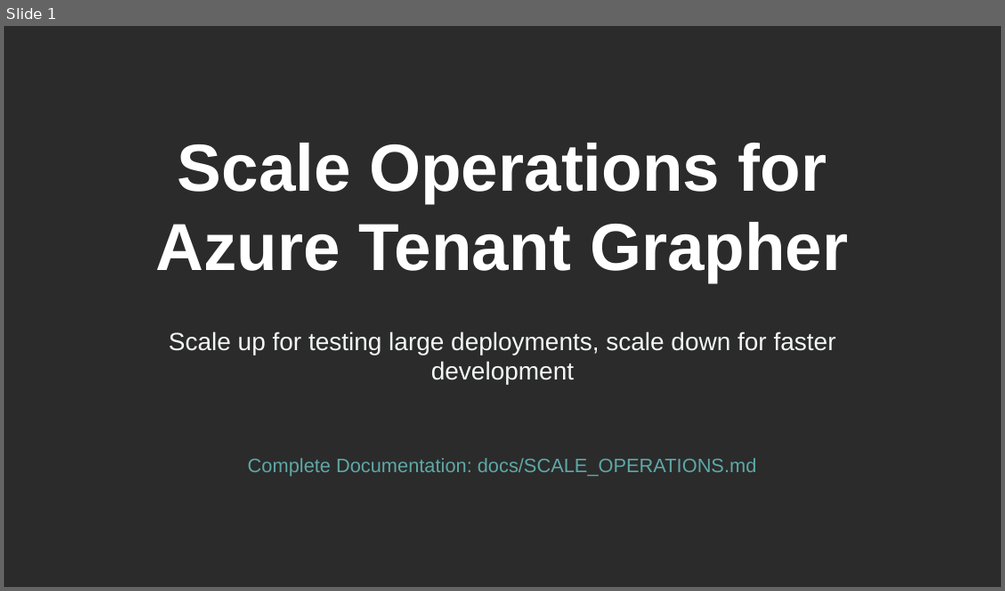
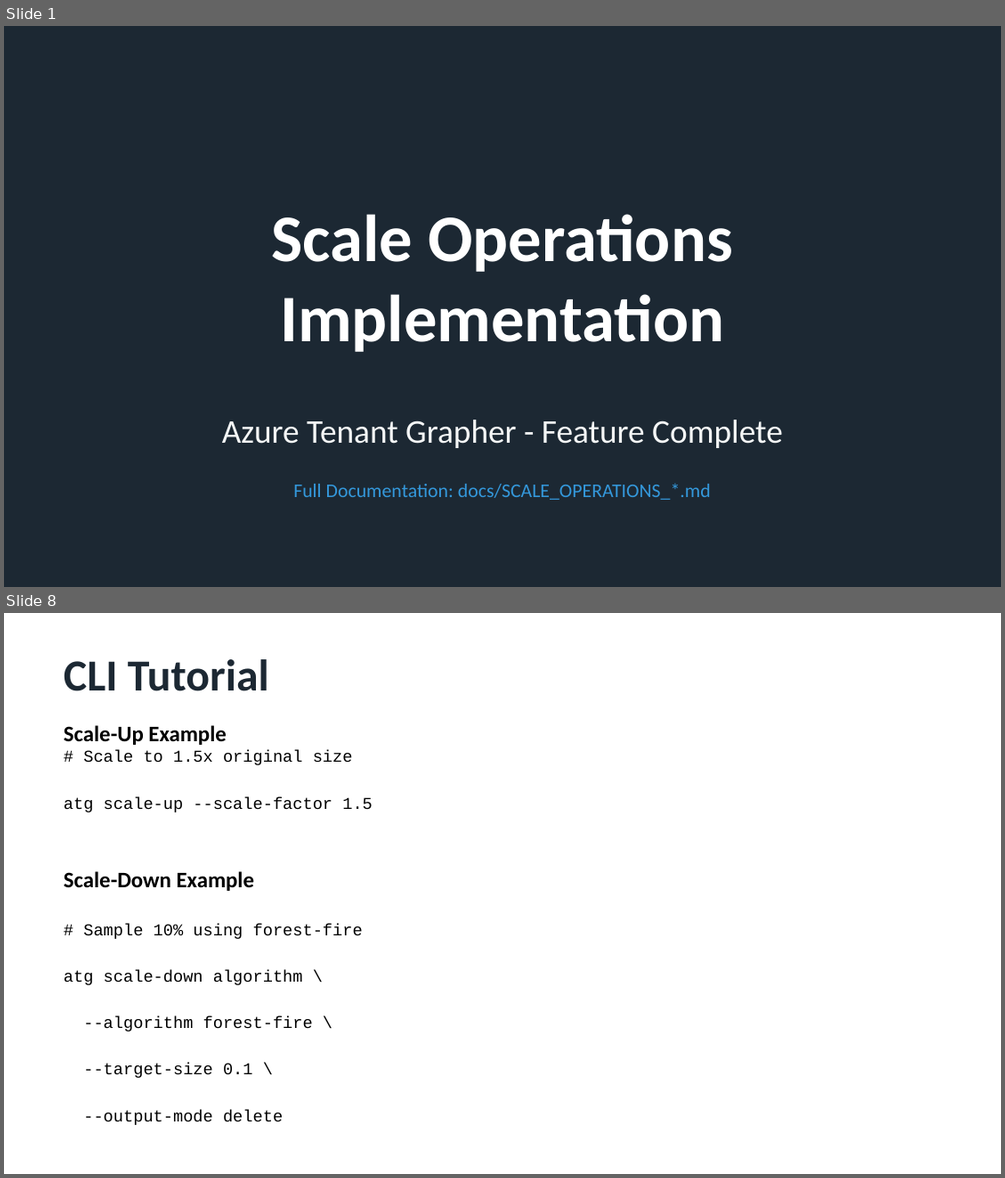
Before and after one commit to rysweet/azure-tenant-grapher, a slide deck: Scale_Operations_Implementation.pptx. Shown one above the other, each under a label of ours: slide 1 before the commit, slides 1 and 8 after it; the slides between them are not shown. The pictures are 1005x591 and 1005x1178 pixels, drawn with LibreOffice and Linux fonts; fonts in the diff are those of the drawing; background and template pictures are left out; a plain dark background stands for a picture behind light text. Boxes give left, top, right and bottom in pixels: in the first picture for what was removed or moved away, otherwise in the second. Text is boxed around its words. In the diff, an @@ line names an element or a change of style, - is before the commit and + after.

```diff
--- a/Scale_Operations_Implementation.pptx
+++ b/Scale_Operations_Implementation.pptx
@@ slide 8 added at bbox=[4, 613, 1001, 1174], background #FFFFFF @@
@@ text added at bbox=[64, 659, 269, 691], 32 pt, text #1C2833, bold @@
+CLI Tutorial
@@ text added at bbox=[64, 725, 372, 1125], 12 pt, text #000000 @@
+Scale-Up Example
+# Scale to 1.5x original size
+atg scale-up --scale-factor 1.5
+Scale-Down Example
+# Sample 10% using forest-fire
+atg scale-down algorithm \
+--algorithm forest-fire \
+--target-size 0.1 \
+--output-mode delete
@@ slide 1 changed as well @@
@@ background picture (left out) to #1C2833 @@
@@ text at bbox=[272, 214, 733, 352]: text changed; font Arial to Calibri @@
-Scale Operations for Azure Tenant Grapher
+Scale Operations
+Implementation
@@ vertical alignment top to middle in 3 elements at bbox=[293, 483, 711, 499], bbox=[272, 214, 733, 352], bbox=[222, 419, 783, 448] @@
@@ text at bbox=[222, 419, 783, 448]: text changed; size 18 to 24 pt; font Arial to Calibri @@
-Scale up for testing large deployments, scale down for faster development
+Azure Tenant Grapher - Feature Complete
@@ text at bbox=[293, 483, 711, 499]: text changed; font Arial to Calibri; text colour #5EA8A7 to #3498DB @@
-Complete Documentation: docs/SCALE_OPERATIONS.md
+Full Documentation: docs/SCALE_OPERATIONS_*.md
```
Also in this commit, not shown: 9 other slides added, 10 slides removed.
